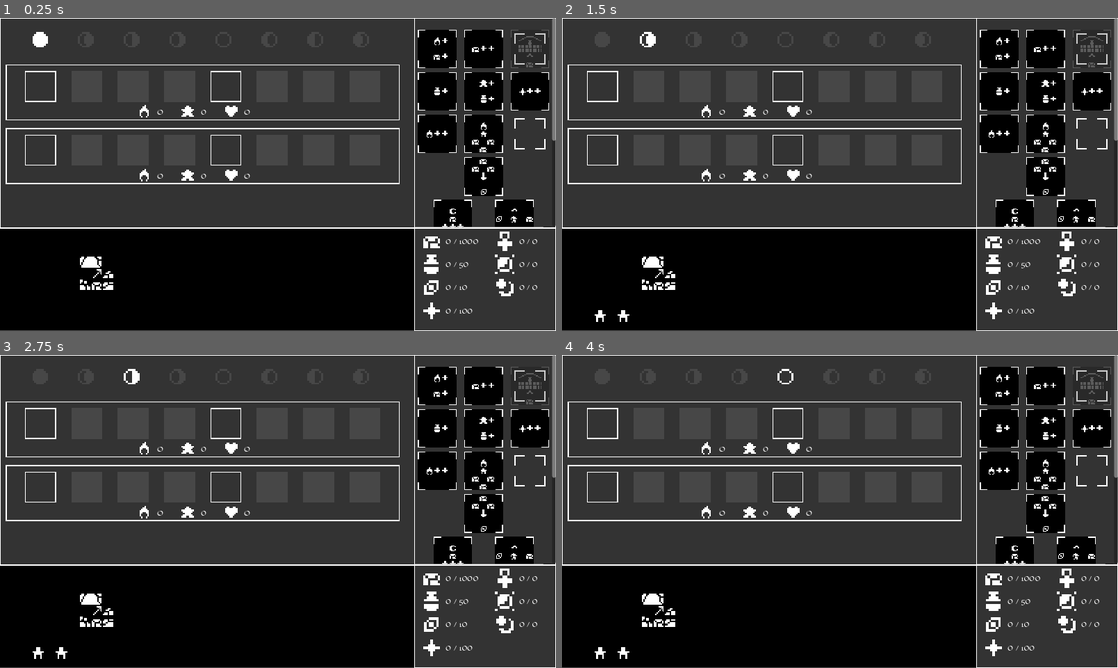
Above: before the commit, frames 1-4 (two rows, left to right).
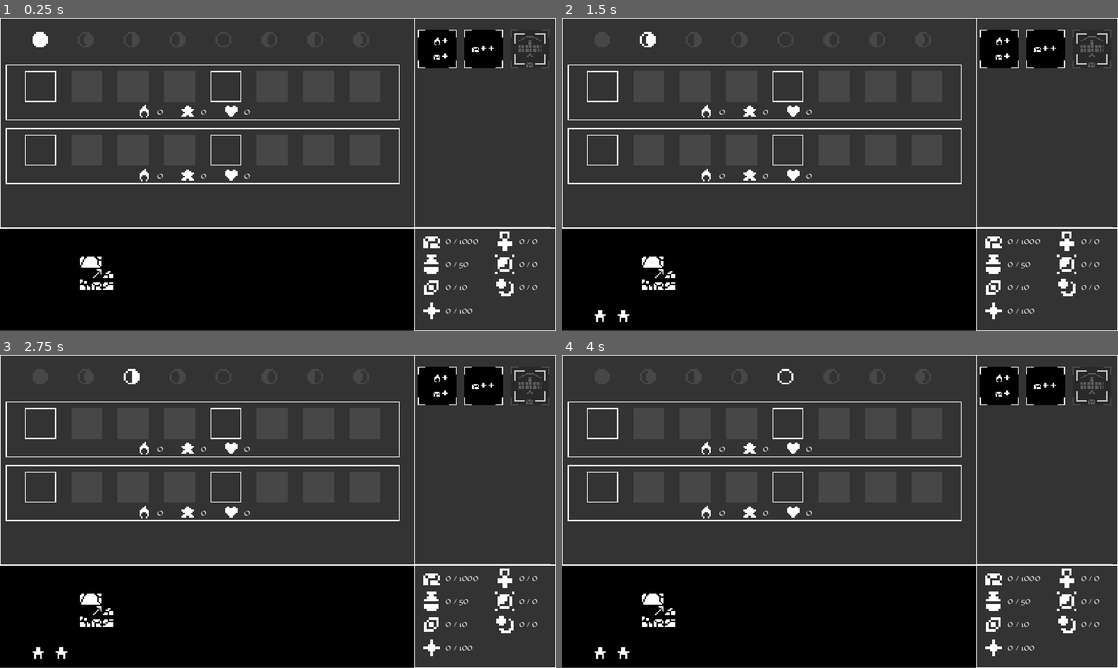
Above: after the commit, the same moments.

Repository: BoscoPubVoi/IdleSpel
Game: Godot game, scene res://main.tscn
Two runs of this game, one before a commit and one after it. Both use one fixed random seed, a clock stepped at 60 frames per second and the inputs below.
Inputs:
- Up to frame 1 (0.25 s): no input
- Up to frame 2 (1.5 s): tap Enter at 0.5 s; tap Space at 1.25 s
- Up to frame 3 (2.75 s): no input
- Up to frame 4 (4 s): tap Enter at 2.75 s; tap Space at 3.5 s

The runs differ from the first frame. In frame 1, 6.7% of the frame differs, in the area x 75-100%, y 0-67%; in frame 2, 6.7%; in frame 3, 6.7%; in frame 4, 6.7%.

Commit message:
added rain, grouped actions, other action changes

Diff:
--- a/main.tscn
+++ b/main.tscn
@@ -93,10 +93,11 @@
 resourceTypeToProduce = "water"
 baseProduction = 2.0
 
-[sub_resource type="Resource" id="Resource_sxusp"]
-script = ExtResource("4_84l6x")
-resourceTypeToProduce = "favor"
-baseProduction = 10.0
+[sub_resource type="Resource" id="Resource_ana3h"]
+script = ExtResource("5_22pki")
+costs = {}
+resourceTypeToProduce = "silver"
+baseProduction = 1.0
 
 [sub_resource type="Resource" id="Resource_oc8vf"]
 script = ExtResource("6_i72h5")
@@ -115,11 +116,20 @@
 statMinimum = 15.0
 operation = SubResource("Resource_vabre")
 
-[sub_resource type="Resource" id="Resource_ana3h"]
-script = ExtResource("5_22pki")
-costs = {}
-resourceTypeToProduce = "silver"
-baseProduction = 1.0
+[sub_resource type="Resource" id="Resource_snloy"]
+script = ExtResource("4_84l6x")
+resourceTypeToProduce = "water"
+baseProduction = 7.0
+
+[sub_resource type="Resource" id="Resource_hgg47"]
+script = ExtResource("21_1cyp2")
+resourceTypeToProduce = "water"
+minAmount = 15.0
+
+[sub_resource type="Resource" id="Resource_sxusp"]
+script = ExtResource("4_84l6x")
+resourceTypeToProduce = "favor"
+baseProduction = 10.0
 
 [sub_resource type="Resource" id="Resource_yxinf"]
 script = ExtResource("16_nvuys")
@@ -345,7 +355,7 @@
 icon_path = "res://assets/Action_Icons/Add_rocks.png"
 tooltip = "+10 Rocks"
 
-[node name="BigFavor" parent="ActionsPanel/ScrollContainer/Margin/WholeActionContainer/BaseActions/BA1" instance=ExtResource("3_se0lr")]
+[node name="BuildWell" parent="ActionsPanel/ScrollContainer/Margin/WholeActionContainer/BaseActions/BA1" instance=ExtResource("3_se0lr")]
 layout_mode = 2
 action_name = "Build Well"
 operations = Array[Resource("res://GameState/Operations/Operation.gd")]([SubResource("Resource_usjbx")])
@@ -355,7 +365,8 @@
 unlock_requirements = Array[Resource("res://GameState/UnlockRequirements/UnlockRequirement.gd")]([SubResource("Resource_8kr8y")])
 unlock_tooltip = "Gather 30 rocks to unlock"
 
-[node name="WellActions" type="HBoxContainer" parent="ActionsPanel/ScrollContainer/Margin/WholeActionContainer/BaseActions"]
+[node name="WellActions" type="HBoxContainer" parent="ActionsPanel/ScrollContainer/Margin/WholeActionContainer/BaseActions" groups=["water"]]
+visible = false
 layout_mode = 2
 mouse_filter = 2
 theme_override_constants/separation = 32
@@ -377,7 +388,60 @@
 icon_path = "res://assets/Action_Icons/add_Wisdom_water.png"
 tooltip = "+2 Water, +5 Wisdom"
 
-[node name="BigFavor" parent="ActionsPanel/ScrollContainer/Margin/WholeActionContainer/BaseActions/WellActions" instance=ExtResource("3_se0lr")]
+[node name="RocktoSilver" parent="ActionsPanel/ScrollContainer/Margin/WholeActionContainer/BaseActions/WellActions" instance=ExtResource("3_se0lr")]
+layout_mode = 2
+action_name = "Convert Rocks"
+operations = Array[Resource("res://GameState/Operations/Operation.gd")]([SubResource("Resource_ana3h")])
+icon_path = "res://assets/Action_Icons/Rocks_to_silver.png"
+tooltip = "-10 Rocks, +1 Silver"
+
+[node name="SecondaryActions" type="VBoxContainer" parent="ActionsPanel/ScrollContainer/Margin/WholeActionContainer" groups=["silver"]]
+visible = false
+layout_mode = 2
+theme_override_constants/separation = 24
+
+[node name="BA1" type="HBoxContainer" parent="ActionsPanel/ScrollContainer/Margin/WholeActionContainer/SecondaryActions"]
+layout_mode = 2
+theme_override_constants/separation = 32
+alignment = 1
+
+[node name="Vigor" parent="ActionsPanel/ScrollContainer/Margin/WholeActionContainer/SecondaryActions/BA1" instance=ExtResource("3_se0lr")]
+layout_mode = 2
+action_name = "Get Vigorous"
+operations = Array[Resource("res://GameState/Operations/Operation.gd")]([SubResource("Resource_oc8vf")])
+building = "monument"
+icon_path = "res://assets/Action_Icons/Vigour_Big.png"
+tooltip = "+10 Vigor"
+
+[node name="VigorToRocks" parent="ActionsPanel/ScrollContainer/Margin/WholeActionContainer/SecondaryActions/BA1" instance=ExtResource("3_se0lr")]
+layout_mode = 2
+action_name = "Vigorous Rock Mining"
+operations = Array[Resource("res://GameState/Operations/Operation.gd")]([SubResource("Resource_6uhrq")])
+building = "rocks"
+icon_path = "res://assets/Action_Icons/Vigour_to_rocks.png"
+tooltip = "if Vigor >= 15, +20 Rocks"
+
+[node name="BigWaterProd" parent="ActionsPanel/ScrollContainer/Margin/WholeActionContainer/SecondaryActions/BA1" instance=ExtResource("3_se0lr")]
+layout_mode = 2
+action_name = "Pray for Rain"
+operations = Array[Resource("res://GameState/Operations/Operation.gd")]([SubResource("Resource_snloy")])
+building = "favor"
+icon_path = "res://assets/Action_Icons/Rain.png"
+tooltip = "+7 Water"
+unlock_requirements = Array[Resource("res://GameState/UnlockRequirements/UnlockRequirement.gd")]([SubResource("Resource_hgg47")])
+unlock_tooltip = "Unlock with 15 water"
+
+[node name="TertiaryActions" type="VBoxContainer" parent="ActionsPanel/ScrollContainer/Margin/WholeActionContainer" groups=["favor"]]
+visible = false
+layout_mode = 2
+theme_override_constants/separation = 24
+
+[node name="BA1" type="HBoxContainer" parent="ActionsPanel/ScrollContainer/Margin/WholeActionContainer/TertiaryActions"]
+layout_mode = 2
+theme_override_constants/separation = 32
+alignment = 1
+
+[node name="BigFavor" parent="ActionsPanel/ScrollContainer/Margin/WholeActionContainer/TertiaryActions/BA1" instance=ExtResource("3_se0lr")]
 layout_mode = 2
 action_name = "Pray"
 operations = Array[Resource("res://GameState/Operations/Operation.gd")]([SubResource("Resource_sxusp")])
@@ -385,55 +449,6 @@
 icon_path = "res://assets/Action_Icons/Add_Favour.png"
 tooltip = "+10 Favor"
 
-[node name="SecondaryActions" type="VBoxContainer" parent="ActionsPanel/ScrollContainer/Margin/WholeActionContainer"]
-layout_mode = 2
-theme_override_constants/separation = 24
-
-[node name="BA1" type="HBoxContainer" parent="ActionsPanel/ScrollContainer/Margin/WholeActionContainer/SecondaryActions"]
-layout_mode = 2
-theme_override_constants/separation = 32
-alignment = 1
-
-[node name="Vigor" parent="ActionsPanel/ScrollContainer/Margin/WholeActionContainer/SecondaryActions/BA1" instance=ExtResource("3_se0lr")]
-layout_mode = 2
-action_name = "Get Vigorous"
-operations = Array[Resource("res://GameState/Operations/Operation.gd")]([SubResource("Resource_oc8vf")])
-building = "monument"
-icon_path = "res://assets/Action_Icons/Vigour_Big.png"
-tooltip = "+10 Vigor"
-
-[node name="VigorToRocks" parent="ActionsPanel/ScrollContainer/Margin/WholeActionContainer/SecondaryActions/BA1" instance=ExtResource("3_se0lr")]
-layout_mode = 2
-action_name = "Vigorous Rock Mining"
-operations = Array[Resource("res://GameState/Operations/Operation.gd")]([SubResource("Resource_6uhrq")])
-building = "rocks"
-icon_path = "res://assets/Action_Icons/Vigour_to_rocks.png"
-tooltip = "if Vigor >= 15, +20 Rocks"
-
-[node name="BigWaterProd" parent="ActionsPanel/ScrollContainer/Margin/WholeActionContainer/SecondaryActions/BA1" instance=ExtResource("3_se0lr")]
-layout_mode = 2
-
-[node name="BA2" type="HBoxContainer" parent="ActionsPanel/ScrollContainer/Margin/WholeActionContainer/SecondaryActions"]
-layout_mode = 2
-theme_override_constants/separation = 32
-alignment = 1
-
-[node name="RocktoSilver" parent="ActionsPanel/ScrollContainer/Margin/WholeActionContainer/SecondaryActions/BA2" instance=ExtResource("3_se0lr")]
-layout_mode = 2
-action_name = "Convert Rocks"
-operations = Array[Resource("res://GameState/Operations/Operation.gd")]([SubResource("Resource_ana3h")])
-icon_path = "res://assets/Action_Icons/Rocks_to_silver.png"
-tooltip = "-10 Rocks, +1 Silver"
-
-[node name="TertiaryActions" type="VBoxContainer" parent="ActionsPanel/ScrollContainer/Margin/WholeActionContainer"]
-layout_mode = 2
-theme_override_constants/separation = 24
-
-[node name="BA1" type="HBoxContainer" parent="ActionsPanel/ScrollContainer/Margin/WholeActionContainer/TertiaryActions"]
-layout_mode = 2
-theme_override_constants/separation = 64
-alignment = 1
-
 [node name="RockPhaseBoost" parent="ActionsPanel/ScrollContainer/Margin/WholeActionContainer/TertiaryActions/BA1" instance=ExtResource("3_se0lr")]
 layout_mode = 2
 action_name = "Rock Ritual"
@@ -450,7 +465,7 @@
 
 [node name="BA2" type="HBoxContainer" parent="ActionsPanel/ScrollContainer/Margin/WholeActionContainer/TertiaryActions"]
 layout_mode = 2
-theme_override_constants/separation = 64
+theme_override_constants/separation = 32
 alignment = 1
 
 [node name="SilvRockCap" parent="ActionsPanel/ScrollContainer/Margin/WholeActionContainer/TertiaryActions/BA2" instance=ExtResource("3_se0lr")]
@@ -467,12 +482,7 @@
 icon_path = "res://assets/Action_Icons/Boost_all_resource.png"
 tooltip = "Spend 5 favor to get 50% boost on all character actions in this moon phase"
 
-[node name="BA3" type="HBoxContainer" parent="ActionsPanel/ScrollContainer/Margin/WholeActionContainer/TertiaryActions"]
-layout_mode = 2
-theme_override_constants/separation = 64
-alignment = 1
-
-[node name="SuperVigorous" parent="ActionsPanel/ScrollContainer/Margin/WholeActionContainer/TertiaryActions/BA3" instance=ExtResource("3_se0lr")]
+[node name="SuperVigorous" parent="ActionsPanel/ScrollContainer/Margin/WholeActionContainer/TertiaryActions/BA2" instance=ExtResource("3_se0lr")]
 layout_mode = 2
 action_name = "Lifting heavy rocks all day"
 operations = Array[Resource("res://GameState/Operations/Operation.gd")]([SubResource("Resource_anyvr")])
@@ -481,6 +491,11 @@
 unlock_requirements = Array[Resource("res://GameState/UnlockRequirements/UnlockRequirement.gd")]([SubResource("Resource_l7vhi")])
 unlock_tooltip = "Have 100 rocks to unlock"
 
+[node name="BA3" type="HBoxContainer" parent="ActionsPanel/ScrollContainer/Margin/WholeActionContainer/TertiaryActions"]
+layout_mode = 2
+theme_override_constants/separation = 32
+alignment = 1
+
 [node name="PowerfulPraying" parent="ActionsPanel/ScrollContainer/Margin/WholeActionContainer/TertiaryActions/BA3" instance=ExtResource("3_se0lr")]
 layout_mode = 2
 action_name = "Powerful Praying"
@@ -490,19 +505,14 @@
 unlock_requirements = Array[Resource("res://GameState/UnlockRequirements/UnlockRequirement.gd")]([SubResource("Resource_8gsml")])
 unlock_tooltip = "Get 25 vigor to unlock"
 
-[node name="BA4" type="HBoxContainer" parent="ActionsPanel/ScrollContainer/Margin/WholeActionContainer/TertiaryActions"]
-layout_mode = 2
-theme_override_constants/separation = 64
-alignment = 1
-
-[node name="VigourBasedBoost" parent="ActionsPanel/ScrollContainer/Margin/WholeActionContainer/TertiaryActions/BA4" instance=ExtResource("3_se0lr")]
+[node name="VigourBasedBoost" parent="ActionsPanel/ScrollContainer/Margin/WholeActionContainer/TertiaryActions/BA3" instance=ExtResource("3_se0lr")]
 layout_mode = 2
 action_name = "Showing off your muscles"
 operations = Array[Resource("res://GameState/Operations/Operation.gd")]([SubResource("Resource_hpjkk")])
 icon_path = "res://assets/Action_Icons/Silver_to_rock_cap.png"
 tooltip = "Boost all characters for this moon phase with a % equal to your vigor"
 
-[node name="SpreadingWisdom" parent="ActionsPanel/ScrollContainer/Margin/WholeActionContainer/TertiaryActions/BA4" instance=ExtResource("3_se0lr")]
+[node name="SpreadingWisdom" parent="ActionsPanel/ScrollContainer/Margin/WholeActionContainer/TertiaryActions/BA3" instance=ExtResource("3_se0lr")]
 layout_mode = 2
 action_name = "Writing a book"
 operations = Array[Resource("res://GameState/Operations/Operation.gd")]([SubResource("Resource_t46wd")])
Binary file added: assets/Action_Icons/Rain.aseprite
Binary file added: assets/Action_Icons/Rain.png
Not shown, added: assets/Action_Icons/Rain.png.import
Not shown: 1 places in main.tscn that only renumber resources
